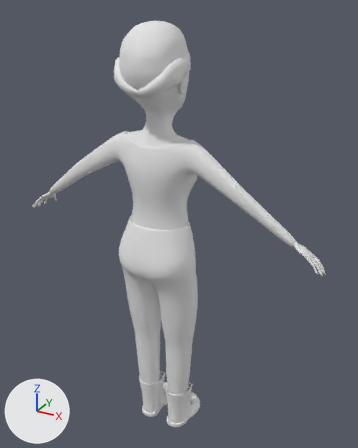
The Blender file UltimateCharCreator/Female/079_HairBaseDetail.blend as it was, and as the next commit left it.
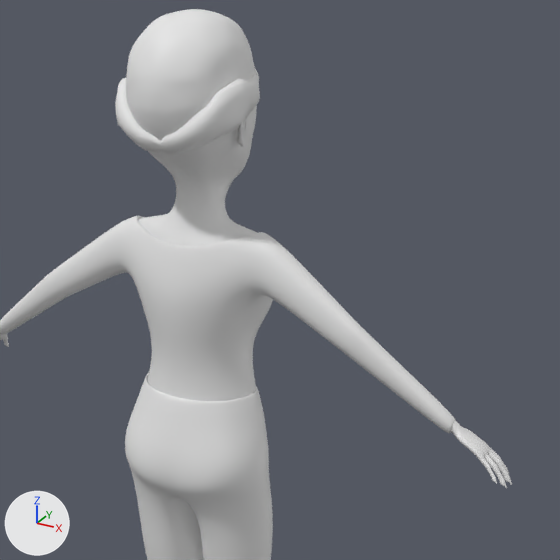
Each version is shown whole from a 50 mm camera at (1.466, -2.423, 2.794) aimed at (0.059, 0.135, 1.515), then close up on the part from 15% to 98% of the width and 3% to 70% of the height. The lights are fixed; the arrows at lower left show +X, +Y and +Z.

Script lines for the objects in view, before the commit:
```python
ob_body = bpy.data.objects.new('Body', me_roundcube)
ob_body.location = (0.0, 0.0, 0.0)
ob_béziercircle = bpy.data.objects.new('BézierCircle', cu_béziercircle)
ob_béziercircle.location = (-0.000252, 0.646, 0.0000268)
ob_béziercircle.scale = (0.115, 0.115, 0.115)
ob_leggings = bpy.data.objects.new('Leggings', me_cylinder_003)
ob_leggings.location = (-0.014, 0.12, 1.633)
# also in view: 'Shirt' at (-0.003, 0.003, 1.75); 'Scalp' at (0.0, -0.04, 2.514); 'HairBase' at (0.0, -0.046, 2.471)
```
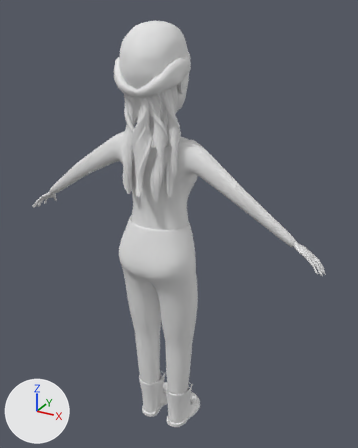
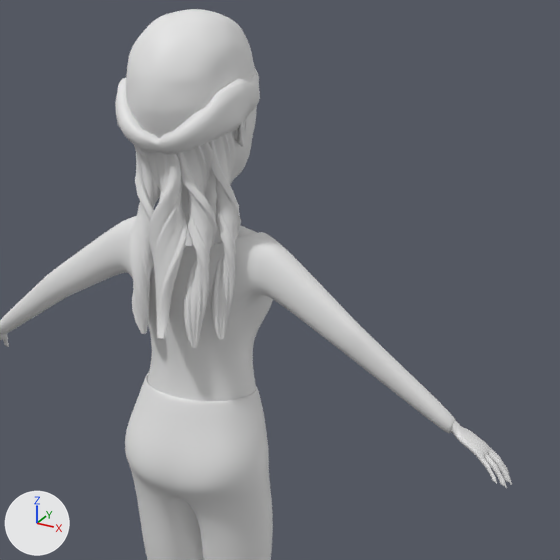
Commit message: Hair Back strands curve

Patch to the scene script:
```diff
--- a/UltimateCharCreator/Female/079_HairBaseDetail.blend.py
+++ b/UltimateCharCreator/Female/079_HairBaseDetail.blend.py
@@ cu_béziercircle_001 @@
+cu_béziercircle_001 = bpy.data.curves.new('BézierCircle.001', 'CURVE')
+cu_béziercircle_001.dimensions = '3D'
+_sp = cu_béziercircle_001.splines.new('BEZIER'); _sp.bezier_points.add(7)
+_sp.bezier_points.foreach_set('co', [-1.227, 0.28, -0.00183, -0.65, 0.768, 0.0, 0.0, 1.0, 0.0, 0.863, 0.707, 0.0, 1.324, 0.288, 0.0, 0.691, 0.00573, 0.0, 0.0, -0.207, 0.0, -0.639, -0.141, 0.0])
+_sp.bezier_points.foreach_set('handle_left', [-1.511, -0.246, -0.0164, -0.936, 0.684, 0.0, -0.291, 0.989, 0.0, 0.652, 0.918, 0.0, 1.332, 0.587, 0.0, 0.968, -0.227, 0.0, 0.441, -0.192, 0.0, -0.406, -0.676, 0.0])
+_sp.bezier_points.foreach_set('handle_right', [-1.065, 0.546, -0.00183, -0.69, 0.974, 0.0, 0.299, 0.903, 0.0, 1.315, 0.748, 0.0, 1.233, -0.316, 0.0, 0.343, -0.133, 0.0, -0.303, -0.02, 0.0, -1.068, -0.411, 0.0])
+_sp.order_u = 0
+_sp.order_v = 0
+_sp.use_cyclic_u = True
+cu_béziercircle_001.use_path = True
+cu_béziercircle_001.fill_mode = 'FULL'
@@ cu_nurbspath_003 @@
+cu_nurbspath_003 = bpy.data.curves.new('NurbsPath.003', 'CURVE')
+cu_nurbspath_003.dimensions = '3D'
+_sp = cu_nurbspath_003.splines.new('NURBS'); _sp.points.add(4)
+_sp.points.foreach_set('co', [-2.292, 0.000627, -0.232, 1.0, -1.516, -0.114, -0.101, 1.0, 0.0, 0.232, -0.349, 1.0, 1.194, -0.0915, 0.468, 1.0, 2.278, -0.0445, -0.202, 1.0])
+_sp.points.foreach_set('radius', [0.301, 2.185, 0.136, 2.109, 1.494])
+_sp.points.foreach_set('tilt', [7.521, 7.521, 6.65, 0.0, 1.092])
+_sp.order_u = 5
+_sp.order_v = 0
+_sp.resolution_u = 4
+_sp.use_endpoint_u = True
+cu_nurbspath_003.use_path = True
+cu_nurbspath_003.bevel_mode = 'OBJECT'
+cu_nurbspath_003.resolution_u = 4
+cu_nurbspath_003.fill_mode = 'FULL'
+cu_nurbspath_003.use_fill_caps = True
+cu_nurbspath_003.bevel_object = ob_béziercircle
@@ cu_nurbspath_002 @@
+cu_nurbspath_002 = bpy.data.curves.new('NurbsPath.002', 'CURVE')
+cu_nurbspath_002.dimensions = '3D'
+_sp = cu_nurbspath_002.splines.new('NURBS'); _sp.points.add(4)
+_sp.points.foreach_set('co', [-2.292, 0.000627, -0.232, 1.0, -1.516, -0.114, -0.101, 1.0, 0.0, 0.232, -0.349, 1.0, 1.194, -0.0915, 0.729, 1.0, 2.278, -0.0445, -0.202, 1.0])
+_sp.points.foreach_set('radius', [0.301, 2.185, 0.136, 2.629, 1.863])
+_sp.points.foreach_set('tilt', [7.521, 7.521, 6.65, 0.0, 0.62])
+_sp.order_u = 5
+_sp.order_v = 0
+_sp.resolution_u = 4
+_sp.use_endpoint_u = True
+cu_nurbspath_002.use_path = True
+cu_nurbspath_002.bevel_mode = 'OBJECT'
+cu_nurbspath_002.resolution_u = 4
+cu_nurbspath_002.fill_mode = 'FULL'
+cu_nurbspath_002.use_fill_caps = True
+cu_nurbspath_002.bevel_object = ob_béziercircle
@@ cu_nurbspath_001 @@
+cu_nurbspath_001 = bpy.data.curves.new('NurbsPath.001', 'CURVE')
+cu_nurbspath_001.dimensions = '3D'
+_sp = cu_nurbspath_001.splines.new('NURBS'); _sp.points.add(4)
+_sp.points.foreach_set('co', [-2.292, 0.000627, -0.232, 1.0, -1.516, -0.283, -0.101, 1.0, 0.0, 0.0958, -0.57, 1.0, 0.885, 0.102, 0.925, 1.0, 2.111, 0.0431, -0.203, 1.0])
+_sp.points.foreach_set('radius', [0.488, 3.546, 0.136, 2.629, 1.331])
+_sp.points.foreach_set('tilt', [5.595, 5.595, 5.595, 0.0, -0.721])
+_sp.order_u = 5
+_sp.order_v = 0
+_sp.resolution_u = 4
+_sp.use_endpoint_u = True
+cu_nurbspath_001.use_path = True
+cu_nurbspath_001.bevel_mode = 'OBJECT'
+cu_nurbspath_001.resolution_u = 4
+cu_nurbspath_001.fill_mode = 'FULL'
+cu_nurbspath_001.use_fill_caps = True
+cu_nurbspath_001.bevel_object = ob_béziercircle
@@ cu_nurbspath @@
+cu_nurbspath = bpy.data.curves.new('NurbsPath', 'CURVE')
+cu_nurbspath.dimensions = '3D'
+_sp = cu_nurbspath.splines.new('NURBS'); _sp.points.add(4)
+_sp.points.foreach_set('co', [-2.248, 0.000627, -0.232, 1.0, -1.516, -0.119, 0.698, 1.0, 0.0, 0.219, -0.57, 1.0, 0.878, -0.264, 0.921, 1.0, 2.0, 0.0, 0.0285, 1.0])
+_sp.points.foreach_set('radius', [0.488, 3.078, 0.183, 3.959, 1.331])
+_sp.points.foreach_set('tilt', [-3.442, -5.441, -3.442, 0.0, 0.0])
+_sp.order_u = 5
+_sp.order_v = 0
+_sp.resolution_u = 4
+_sp.use_endpoint_u = True
+cu_nurbspath.use_path = True
+cu_nurbspath.bevel_mode = 'OBJECT'
+cu_nurbspath.resolution_u = 4
+cu_nurbspath.fill_mode = 'FULL'
+cu_nurbspath.use_fill_caps = True
+cu_nurbspath.bevel_object = ob_béziercircle
@@ ob_béziercircle @@
-ob_béziercircle = bpy.data.objects.new('BézierCircle', cu_béziercircle)
-ob_béziercircle.location = (-0.000252, 0.646, 0.0000268)
-ob_béziercircle.scale = (0.115, 0.115, 0.115)
+ob_béziercircle = bpy.data.objects.new('BézierCircle', cu_béziercircle_001)
+ob_béziercircle.location = (0.413, 1.016, 0.0000268)
+ob_béziercircle.scale = (0.111, 0.111, 0.111)
@@ ob_nurbspath_003 @@
+ob_nurbspath_003 = bpy.data.objects.new('NurbsPath.003', cu_nurbspath_003)
+ob_nurbspath_003.location = (0.155, -0.106, 2.11)
+ob_nurbspath_003.rotation_euler = (4.712, -1.571, 0.0)  # degrees (270, -90, 0)
+ob_nurbspath_003.scale = (0.133, 0.204, 0.133)
@@ ob_nurbspath_002 @@
+ob_nurbspath_002 = bpy.data.objects.new('NurbsPath.002', cu_nurbspath_002)
+ob_nurbspath_002.location = (0.091, -0.158, 2.088)
+ob_nurbspath_002.rotation_euler = (4.712, -1.571, 0.0)  # degrees (270, -90, 0)
+ob_nurbspath_002.scale = (0.133, 0.204, 0.133)
@@ ob_nurbspath_001 @@
+ob_nurbspath_001 = bpy.data.objects.new('NurbsPath.001', cu_nurbspath_001)
+ob_nurbspath_001.location = (-0.099, -0.154, 2.099)
+ob_nurbspath_001.rotation_euler = (4.712, -1.571, 0.0)  # degrees (270, -90, 0)
+ob_nurbspath_001.scale = (0.133, 0.204, 0.133)
@@ ob_nurbspath @@
+ob_nurbspath = bpy.data.objects.new('NurbsPath', cu_nurbspath)
+ob_nurbspath.location = (0.003, -0.21, 2.11)
+ob_nurbspath.rotation_euler = (4.712, -1.571, 0.0)  # degrees (270, -90, 0)
+ob_nurbspath.scale = (0.133, 0.204, 0.133)
```

Pixel boxes [x1, y1, x2, y2] of what changed, in the close-ups (560 x 560 px):
'NurbsPath', added: after [149, 151, 187, 340]
'NurbsPath.002', added: after [176, 142, 217, 348]
'NurbsPath.003', added: after [209, 132, 241, 339]
'NurbsPath.001', added: after [129, 145, 161, 334]
'Body', unchanged, covered by the edit: before [0, 105, 512, 488]; after [0, 106, 512, 488]
